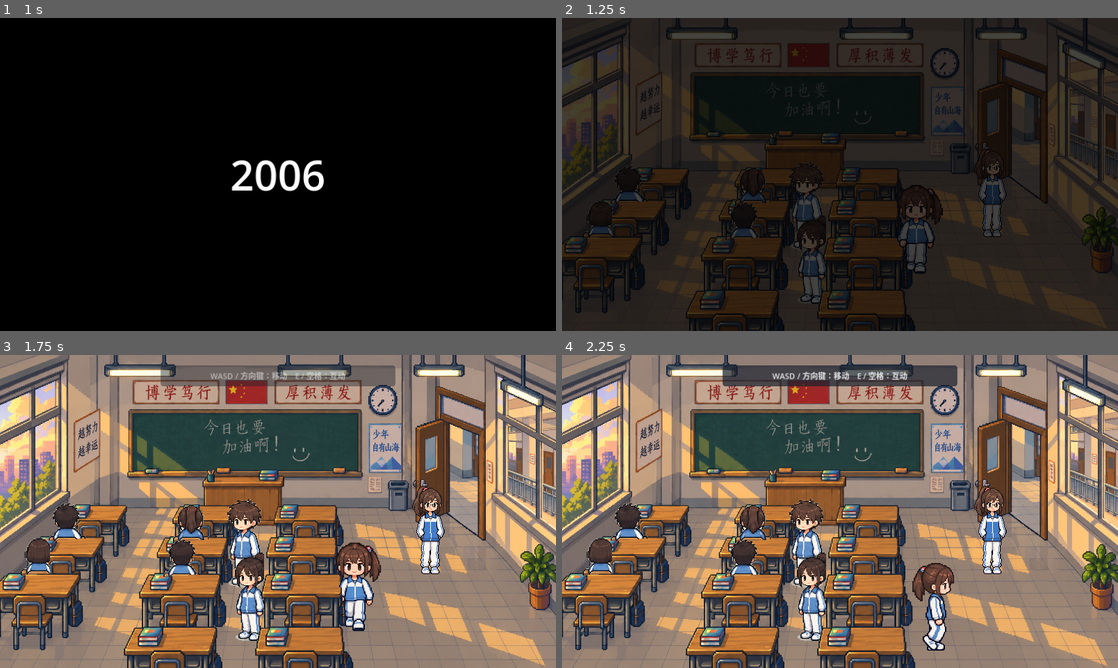
Above: before the commit, frames 1-4 (two rows, left to right).
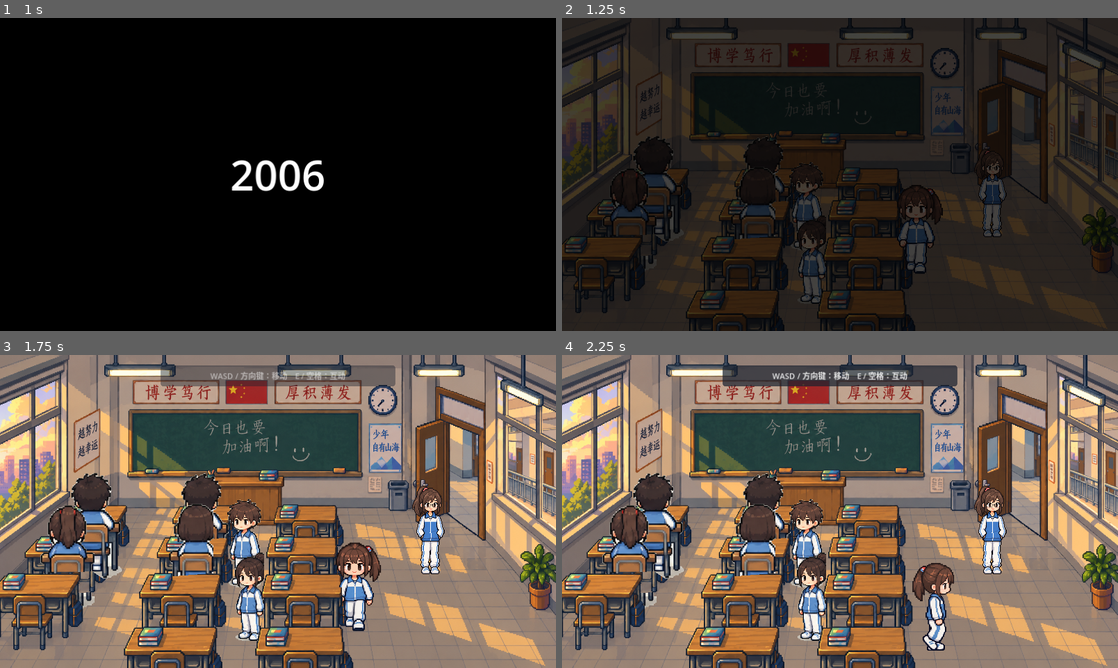
Above: after the commit, the same moments.

Repository: margaret1123/qiu-s-birthday
Game: Godot game, scene res://s01_classroom.tscn
The game is run twice, just before and just after one commit, with the same random seed, the same clock (stepped at 60 frames per second) and the same inputs.
Inputs (mouse positions are in pixels of both pictures, inside the frame that each line leads up to):
- Up to frame 1 (1 s): tap Enter (ui_accept) at 0.5, 0.77 s; move the mouse to (400, 158) at 0.52 s; hold Right (ui_right) from 0.53 s (still down); tap E (interact) at 0.6 s
- Up to frame 2 (1.25 s): keep holding Right (ui_right)
- Up to frame 3 (1.75 s): move the mouse to (166, 527) at 1.27 s; release Right (ui_right) at 1.28 s; hold Down (ui_down) from 1.28 s (still down); tap E (interact) at 1.35 s; tap Enter (ui_accept) at 1.52 s
- Up to frame 4 (2.25 s): move the mouse to (895, 442) at 2.02 s; release Down (ui_down) at 2.03 s; hold Right (ui_right) from 2.03 s (still down); tap E (interact) at 2.1 s

Frame 1 is identical in both runs. In frame 2, 3.0% of the frame differs, in the area x 3-42%, y 37-80%; in frame 3, 5.6%, in the area x 3-42%, y 37-82%; in frame 4, 5.6%.

Commit message:
fix: seat the classroom crowd on the chairs the rooms already draw
The seated crowd was placed by the wrong rule. Every classroom backdrop
already draws a chair at every desk, and every sit_back sprite bakes in a chair
of its own, so the two have to be made to land on each other: the sprite's own
chair sits down on the drawn one and the two read as a single chair with someone
in it. The student is then drawn over the desk rather than tucked behind it.

What was there instead pushed each student up behind the back-row desks until
only their head cleared the desktop, which is the opposite of the intended look,
and it also put them a row too far from the podium. The corrected placement
aligns the sprite's chair back (its top edge is at canvas y=96 in every
sit_back sprite) with the chair drawn in the backdrop, whose top rail was read
off each room at 25px grid resolution:

    S01 / S09   A1=510  B1=512  A2=607  B2=603
    S08         A1/B1=513  A2/B2=630  A3/B3=820

    node_y = chair_top + (bbox_bottom - 96) * scale

Scale goes to 1.6875, which is the previous 1.125 times 1.5. It was picked by
rendering 1.45 / 1.70 / 1.95 against the reference image rather than by
arithmetic.

S01 sits four in the front two rows (left and middle columns), which is what the
reference shows. S08 has six across its three rows, S09 keeps two and stays off
the desks its backdrop already has people standing at. Column A is 10px further
left and column B 5px, unchanged.

Co-Authored-By: Claude Code <noreply@anthropic.com>

Diff:
--- a/s01_classroom.tscn
+++ b/s01_classroom.tscn
@@ -227,29 +227,29 @@
 limit_right = 1672
 limit_bottom = 941
 
-[node name="StudentSeatedA2" type="Sprite2D" parent="WorldSort"]
-position = Vector2(211, 659)
-scale = Vector2(1.125, 1.125)
+[node name="StudentSeatedA1" type="Sprite2D" parent="WorldSort"]
+position = Vector2(288, 674)
+scale = Vector2(1.6875, 1.6875)
 texture = ExtResource("9_seat_male_a")
 offset = Vector2(0, -93.5)
 
-[node name="StudentSeatedB2" type="Sprite2D" parent="WorldSort"]
-position = Vector2(580, 659)
-scale = Vector2(1.125, 1.125)
+[node name="StudentSeatedB1" type="Sprite2D" parent="WorldSort"]
+position = Vector2(612, 677)
+scale = Vector2(1.6875, 1.6875)
+texture = ExtResource("12_seat_male_c")
+offset = Vector2(-2, -94)
+
+[node name="StudentSeatedA2" type="Sprite2D" parent="WorldSort"]
+position = Vector2(211, 764)
+scale = Vector2(1.6875, 1.6875)
 texture = ExtResource("10_seat_female_a")
 offset = Vector2(-3, -91.5)
 
-[node name="StudentSeatedA3" type="Sprite2D" parent="WorldSort"]
-position = Vector2(115, 759)
-scale = Vector2(1.125, 1.125)
+[node name="StudentSeatedB2" type="Sprite2D" parent="WorldSort"]
+position = Vector2(580, 760)
+scale = Vector2(1.6875, 1.6875)
 texture = ExtResource("11_seat_female_b")
 offset = Vector2(-3, -91.5)
-
-[node name="StudentSeatedB3" type="Sprite2D" parent="WorldSort"]
-position = Vector2(553, 768)
-scale = Vector2(1.125, 1.125)
-texture = ExtResource("12_seat_male_c")
-offset = Vector2(-2, -94)
 
 [node name="Biu" parent="WorldSort" instance=ExtResource("3_biu")]
 position = Vector2(1290, 660)
--- a/s08_classroom_exam.tscn
+++ b/s08_classroom_exam.tscn
@@ -14,6 +14,8 @@
 [ext_resource type="Texture2D" path="res://art/characters/students/CHAR_STUDENTS_30_transparent_sprites/male_C/male_C_sit_back.png" id="12_seat_male_c"]
 [ext_resource type="Texture2D" path="res://art/characters/teacher/363bc86a-a5e6-455b-8362-df69dfc5b5a8.png" id="14_teacher_front"]
 
+[ext_resource type="Texture2D" path="res://art/characters/students/CHAR_STUDENTS_30_transparent_sprites/female_C/female_C_sit_back.png" id="13_seat_female_c"]
+
 [sub_resource type="RectangleShape2D" id="RectangleShape2D_actor"]
 size = Vector2(40, 28)
 
@@ -195,35 +197,41 @@
 limit_right = 1672
 limit_bottom = 941
 
+[node name="StudentSeatedA1" type="Sprite2D" parent="WorldSort"]
+position = Vector2(300, 677)
+scale = Vector2(1.6875, 1.6875)
+texture = ExtResource("8_seat_male_a")
+offset = Vector2(0, -93.5)
+
+[node name="StudentSeatedB1" type="Sprite2D" parent="WorldSort"]
+position = Vector2(605, 675)
+scale = Vector2(1.6875, 1.6875)
+texture = ExtResource("10_seat_male_b")
+offset = Vector2(-0.5, -93)
+
 [node name="StudentSeatedA2" type="Sprite2D" parent="WorldSort"]
-position = Vector2(200, 691)
-scale = Vector2(1.125, 1.125)
+position = Vector2(200, 795)
+scale = Vector2(1.6875, 1.6875)
+texture = ExtResource("12_seat_male_c")
+offset = Vector2(-2, -94)
+
+[node name="StudentSeatedB2" type="Sprite2D" parent="WorldSort"]
+position = Vector2(545, 787)
+scale = Vector2(1.6875, 1.6875)
 texture = ExtResource("9_seat_female_a")
 offset = Vector2(-3, -91.5)
 
-[node name="StudentSeatedB2" type="Sprite2D" parent="WorldSort"]
-position = Vector2(545, 696)
-scale = Vector2(1.125, 1.125)
-texture = ExtResource("10_seat_male_b")
-offset = Vector2(-0.5, -93)
-
 [node name="StudentSeatedA3" type="Sprite2D" parent="WorldSort"]
-position = Vector2(98, 838)
-scale = Vector2(1.125, 1.125)
-texture = ExtResource("12_seat_male_c")
-offset = Vector2(-2, -94)
-
-[node name="StudentSeatedB3" type="Sprite2D" parent="WorldSort"]
-position = Vector2(495, 837)
-scale = Vector2(1.125, 1.125)
-texture = ExtResource("8_seat_male_a")
-offset = Vector2(0, -93.5)
-
-[node name="StudentSeatedCLow" type="Sprite2D" parent="WorldSort"]
-position = Vector2(970, 837)
-scale = Vector2(1.125, 1.125)
+position = Vector2(98, 977)
+scale = Vector2(1.6875, 1.6875)
 texture = ExtResource("11_seat_female_b")
 offset = Vector2(-3, -91.5)
+
+[node name="StudentSeatedB3" type="Sprite2D" parent="WorldSort"]
+position = Vector2(495, 994)
+scale = Vector2(1.6875, 1.6875)
+texture = ExtResource("13_seat_female_c")
+offset = Vector2(-3, -96.5)
 
 [node name="BiuActor" type="StaticBody2D" parent="WorldSort"]
 position = Vector2(1125, 862)
--- a/s09_classroom_afterschool.tscn
+++ b/s09_classroom_afterschool.tscn
@@ -206,15 +206,15 @@
 texture = ExtResource("11_stand_female_a")
 offset = Vector2(-3, -144)
 
-[node name="StudentSeatedA3" type="Sprite2D" parent="WorldSort"]
-position = Vector2(115, 761)
-scale = Vector2(1.125, 1.125)
+[node name="StudentSeatedA2" type="Sprite2D" parent="WorldSort"]
+position = Vector2(211, 771)
+scale = Vector2(1.6875, 1.6875)
 texture = ExtResource("8_seat_male_a")
 offset = Vector2(0, -93.5)
 
-[node name="StudentSeatedB3" type="Sprite2D" parent="WorldSort"]
-position = Vector2(553, 761)
-scale = Vector2(1.125, 1.125)
+[node name="StudentSeatedB2" type="Sprite2D" parent="WorldSort"]
+position = Vector2(580, 760)
+scale = Vector2(1.6875, 1.6875)
 texture = ExtResource("9_seat_female_b")
 offset = Vector2(-3, -91.5)
 
Not shown: 1 places in s08_classroom_exam.tscn that only renumber resources
